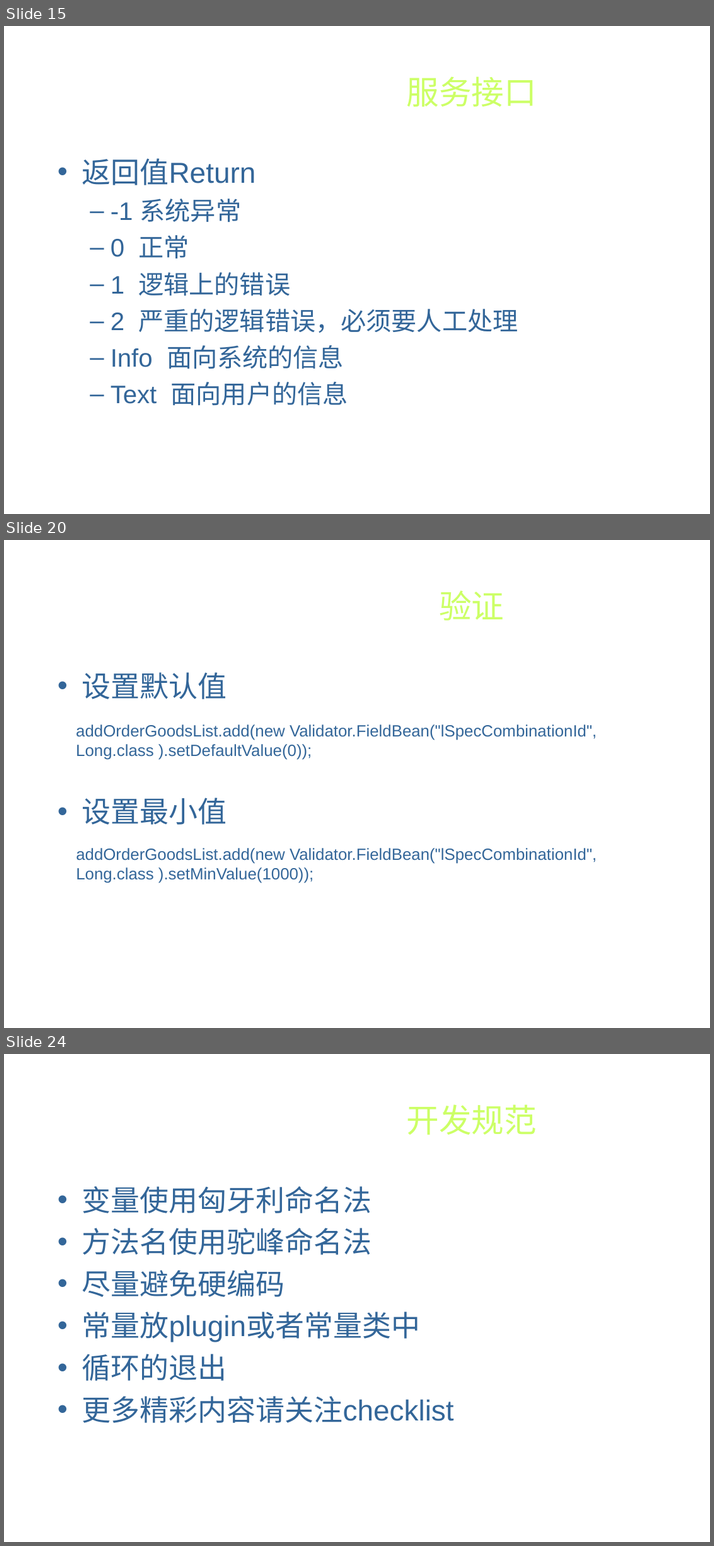
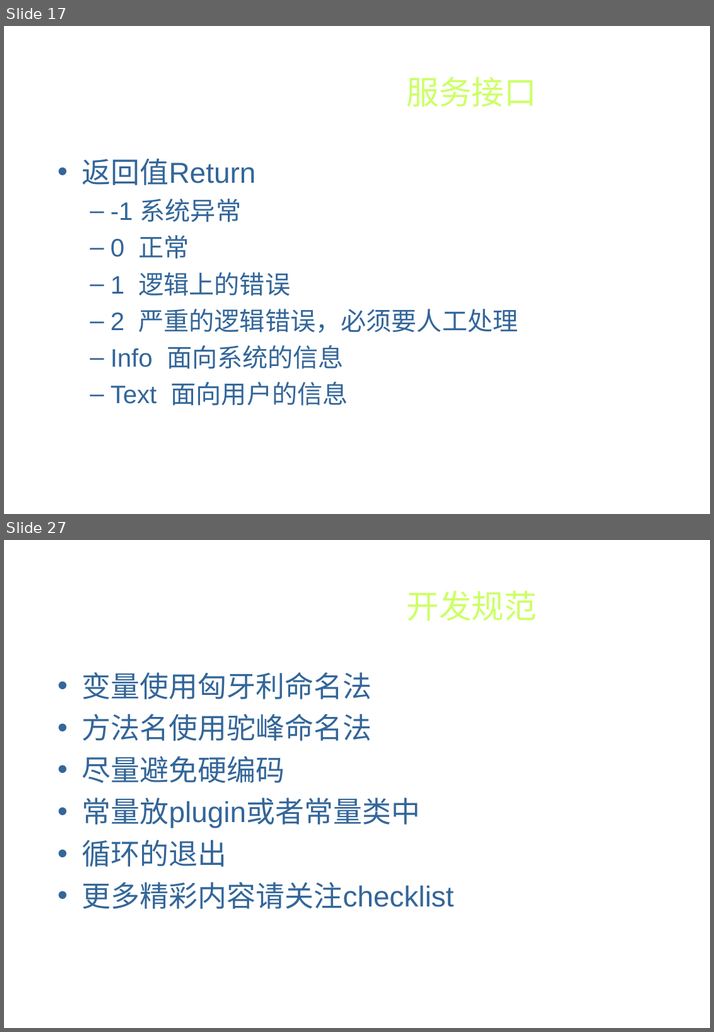
Before and after one commit to xiaowenzigege/CDO, a slide deck: CDODesign/Design/architecture/CDO服务插件开发.ppt. Shown one above the other, each under a label of ours: slides 15, 20 and 24 before the commit, slides 17 and 27 after it; the slides between them are not shown. The pictures are 714x1546 and 714x1032 pixels, drawn with LibreOffice and Linux fonts; fonts in the diff are those of the drawing; background and template pictures are left out. Boxes give left, top, right and bottom in pixels: in the first picture for what was removed or moved away, otherwise in the second. Text is boxed around its words. In the diff, an @@ line names an element or a change of style, - is before the commit and + after.

```diff
--- a/CDODesign/Design/architecture/CDO服务插件开发.ppt
+++ b/CDODesign/Design/architecture/CDO服务插件开发.ppt
@@ slide 20 removed at bbox=[4, 540, 710, 1028], background picture (left out) @@
@@ title removed at bbox=[439, 590, 504, 621] @@
-验证
@@ text removed at bbox=[82, 672, 227, 825] @@
-• 设置默认值
-• 设置最小值
@@ text removed at bbox=[76, 725, 596, 760] @@
-addOrderGoodsList.add(new Validator.FieldBean("lSpecCombinationId", Long.class ).setDefaultValue(0));
@@ text removed at bbox=[76, 848, 596, 883] @@
-addOrderGoodsList.add(new Validator.FieldBean("lSpecCombinationId", Long.class ).setMinValue(1000));
@@ what was slide 15 is now slide 17 @@
@@ what was slide 24 is now slide 27 @@
```
Also in this commit, not shown: 11 slides changed, 9 slides added, 5 other slides removed, 1 other file.
